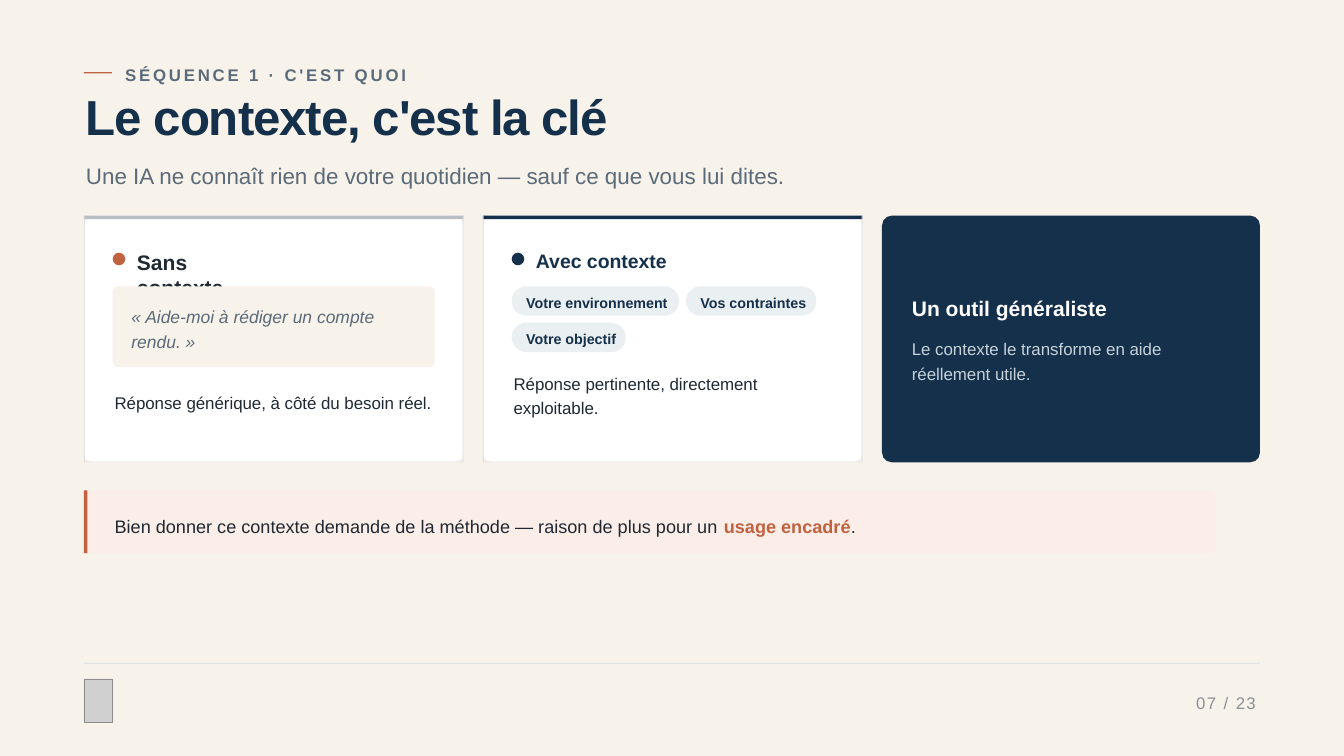
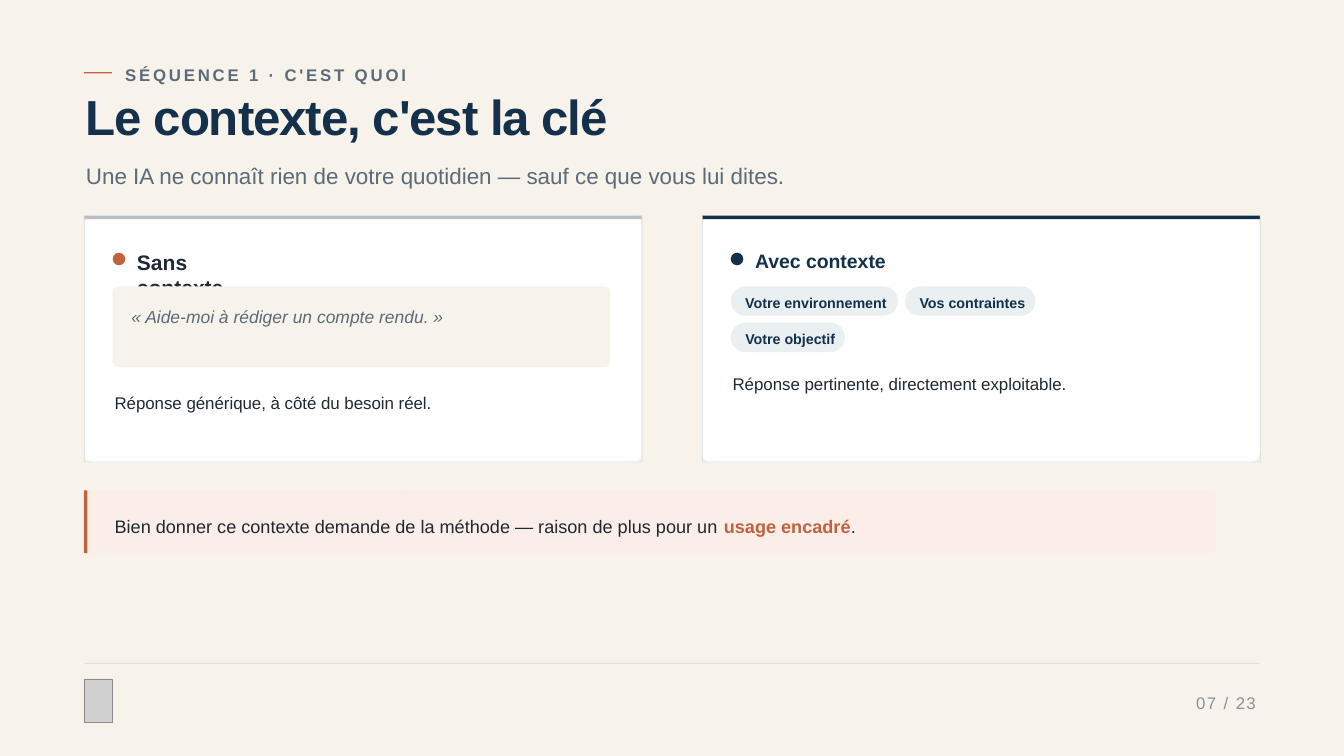
Before and after one commit to IsomereFR/Divers, a slide deck: slide 7 of Demande_de_prompt_formation_IA_2.pptx. Drawn at 1344x756 pixels with LibreOffice and Linux fonts; fonts in the diff are those of the drawing; grey boxes stand for pictures. Boxes give left, top, right and bottom in pixels: in the first picture for what was removed or moved away, otherwise in the second. Text is boxed around its words. In the diff, an @@ line names an element or a change of style, - is before the commit and + after.

```diff
--- a/Demande_de_prompt_formation_IA_2.pptx
+++ b/Demande_de_prompt_formation_IA_2.pptx
@@ rounded rectangle: place and size @@
-rounded rectangle at box(84, 216, 464, 462)
+rounded rectangle at box(84, 216, 642, 462)
@@ rectangle: place and size @@
-rectangle at box(84, 216, 464, 219)
+rectangle at box(84, 216, 642, 219)
@@ rectangle: place and size @@
-rectangle at box(463, 216, 464, 462)
+rectangle at box(642, 216, 642, 462)
@@ rounded rectangle: place and size @@
-rounded rectangle at box(483, 216, 863, 462)
+rounded rectangle at box(702, 216, 1260, 462)
@@ rectangle: place and size @@
-rectangle at box(483, 216, 863, 219)
+rectangle at box(702, 216, 1260, 219)
@@ rounded rectangle removed at box(882, 216, 1259, 462) @@
@@ rectangle: place and size @@
-rectangle at box(862, 216, 862, 462)
+rectangle at box(1260, 216, 1261, 462)
@@ 4 texts, 3 rounded rectangles, 1 rectangle, 1 ellipse: place and size @@
-4 texts, 3 rounded rectangles, 1 rectangle, 1 ellipse at box(483, 216, 816, 462)
+4 texts, 3 rounded rectangles, 1 rectangle, 1 ellipse at box(702, 216, 1036, 462)
@@ rounded rectangle: place and size @@
-rounded rectangle at box(113, 286, 435, 367)
+rounded rectangle at box(113, 286, 610, 367)
@@ text "« Aide-moi à rédiger un ..." rewrapped from box(131, 310, 374, 348) to box(145, 310, 429, 327) @@
@@ text removed at box(912, 300, 1107, 321) @@
-Un outil généraliste
@@ text removed at box(912, 342, 1162, 380) @@
-Le contexte le transforme en aide réellement utile.
@@ text "Réponse pertinente, directement exploitable." rewrapped from box(514, 377, 758, 418) to box(733, 377, 1066, 394) @@
@@ rectangle: place and size @@
-rectangle at box(84, 462, 464, 462)
+rectangle at box(84, 462, 642, 462)
@@ rectangle: place and size @@
-rectangle at box(483, 462, 863, 462)
+rectangle at box(702, 462, 1260, 462)
```
Also in this commit, not shown: 2 other slides changed.
